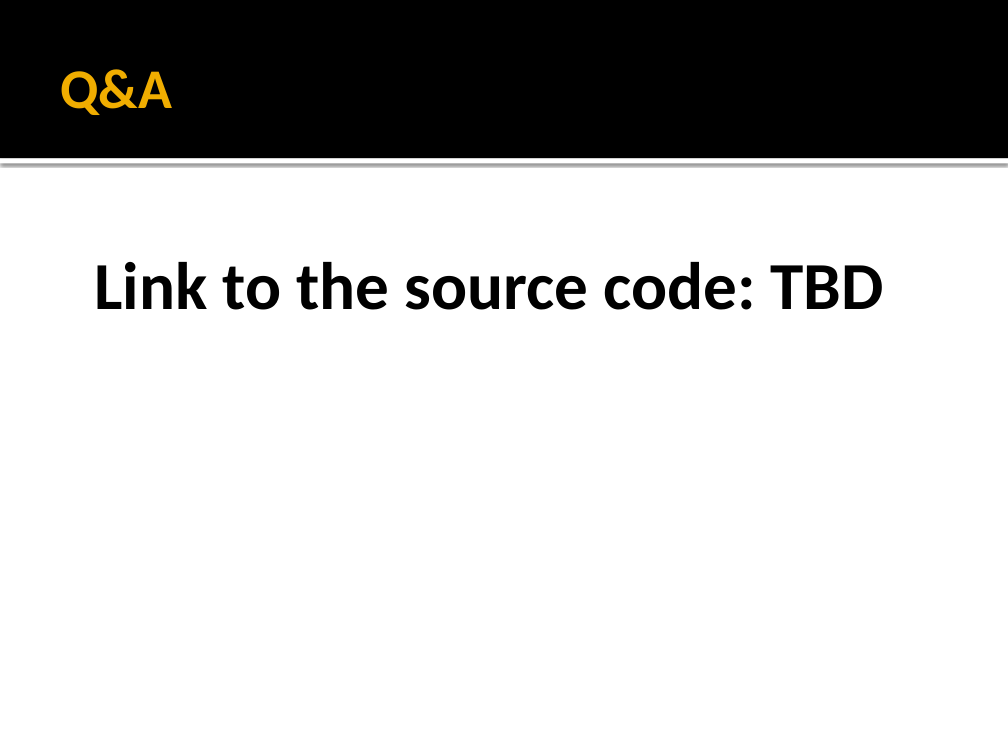
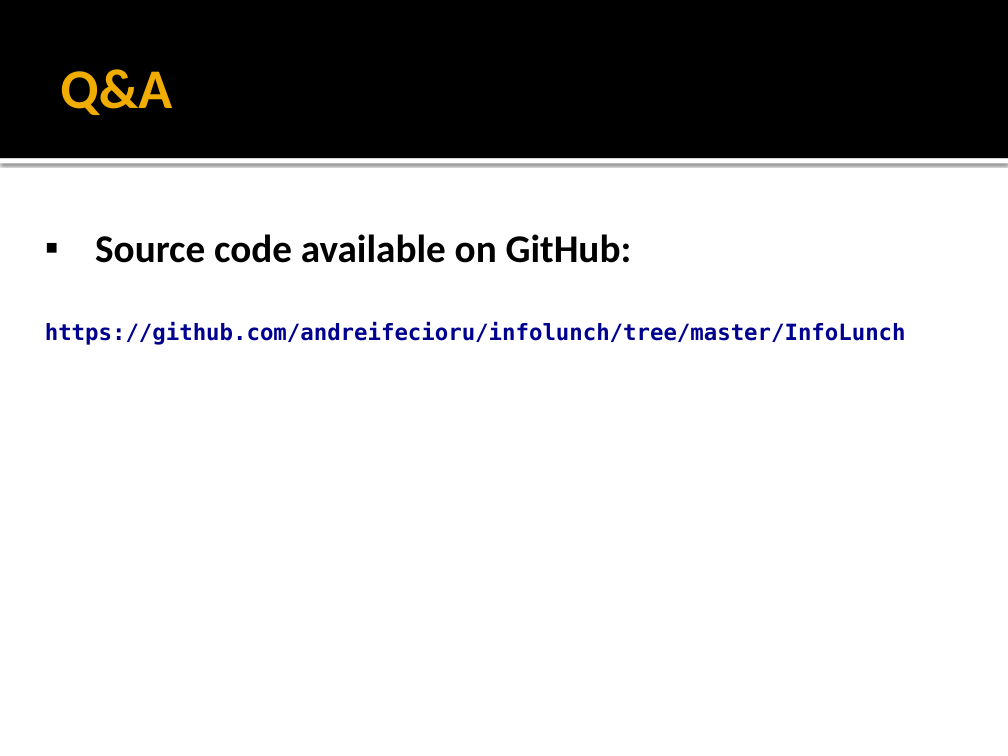
Before and after one commit to andreifecioru/infolunch, a slide deck: slide 23 of slides/Effective.Unit.Testing.For.Native.iOS.Apps.pptx. Drawn at 1008x756 pixels with LibreOffice and Linux fonts; fonts in the diff are those of the drawing. Boxes give left, top, right and bottom in pixels: in the first picture for what was removed or moved away, otherwise in the second. Text is boxed around its words. In the diff, an @@ line names an element or a change of style, - is before the commit and + after.

Commit message:
* updated slides

```diff
--- a/slides/Effective.Unit.Testing.For.Native.iOS.Apps.pptx
+++ b/slides/Effective.Unit.Testing.For.Native.iOS.Apps.pptx
@@ text at (45, 234, 906, 345): text changed; size 48 to 16 pt; font Calibri to DejaVu Sans Mono; text colour #000000 to #000090 @@
-Link to the source code: TBD
+▪ Source code available on GitHub:
+https://github.com/andreifecioru/infolunch/tree/master/InfoLunch
```
